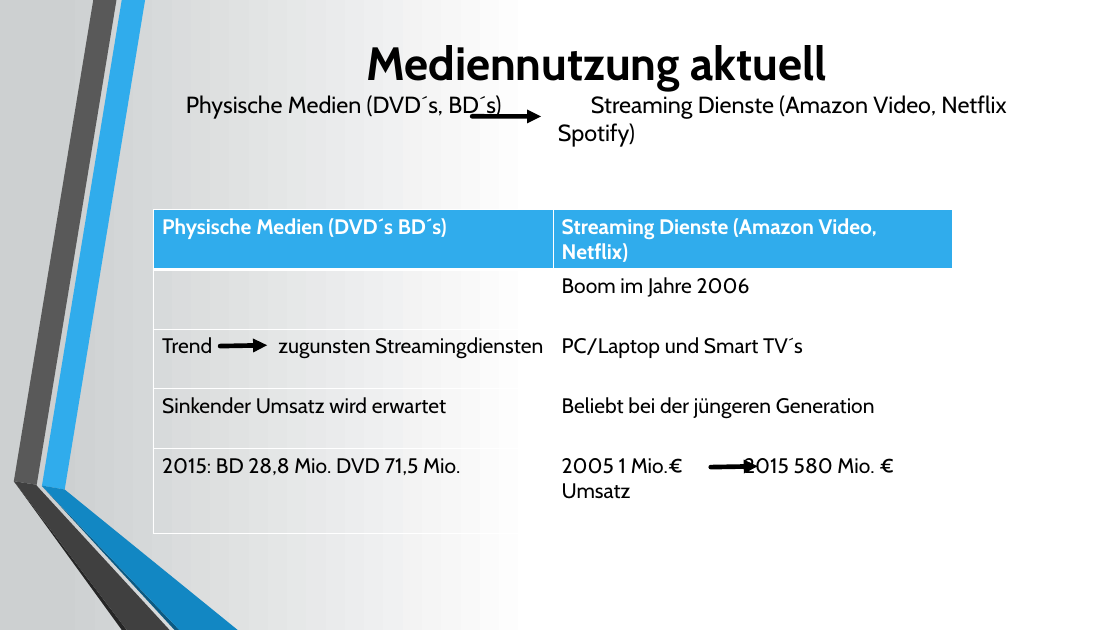
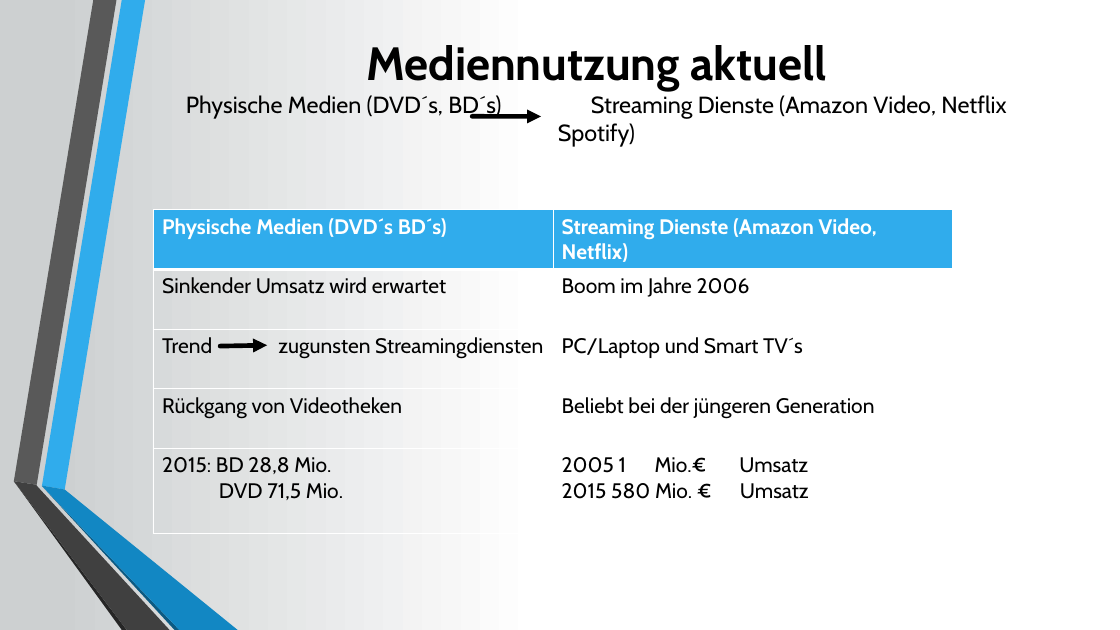
Before and after one commit to Seany1992/MuW, a slide deck: slide 14 of Medienwandel im 21.pptx (slide 8 before the commit). Drawn at 1120x630 pixels with LibreOffice and Linux fonts; fonts in the diff are those of the drawing. Boxes give left, top, right and bottom in pixels: in the first picture for what was removed or moved away, otherwise in the second. Text is boxed around its words. In the diff, an @@ line names an element or a change of style, - is before the commit and + after.

```diff
--- a/Medienwandel im 21.pptx
+++ b/Medienwandel im 21.pptx
@@ table at (154,210,954,531) @@
-row 2, column 1: 
+row 2, column 1: Sinkender Umsatz wird erwartet
-row 4, column 1: Sinkender Umsatz wird erwartet
+row 4, column 1: Rückgang von Videotheken
-row 5, column 1: 2015: BD 28,8 Mio. DVD 71,5 Mio.
+row 5, column 1: 2015: BD 28,8 Mio. / DVD 71,5 Mio.
-row 5, column 2: 2005 1 Mio.€ 2015 580 Mio. € Umsatz
+row 5, column 2: 2005 1 Mio.€ Umsatz / 2015 580 Mio. € Umsatz
@@ arrow removed from (711, 467) to (758, 466) @@
```
Also in this commit, not shown: 2 other slides changed, 9 slides added, 4 other files.
